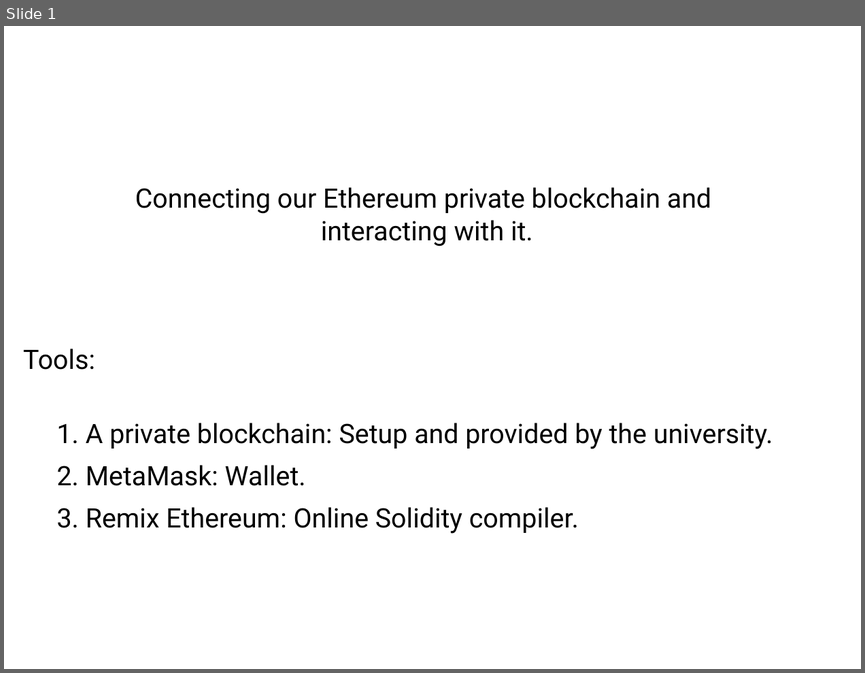
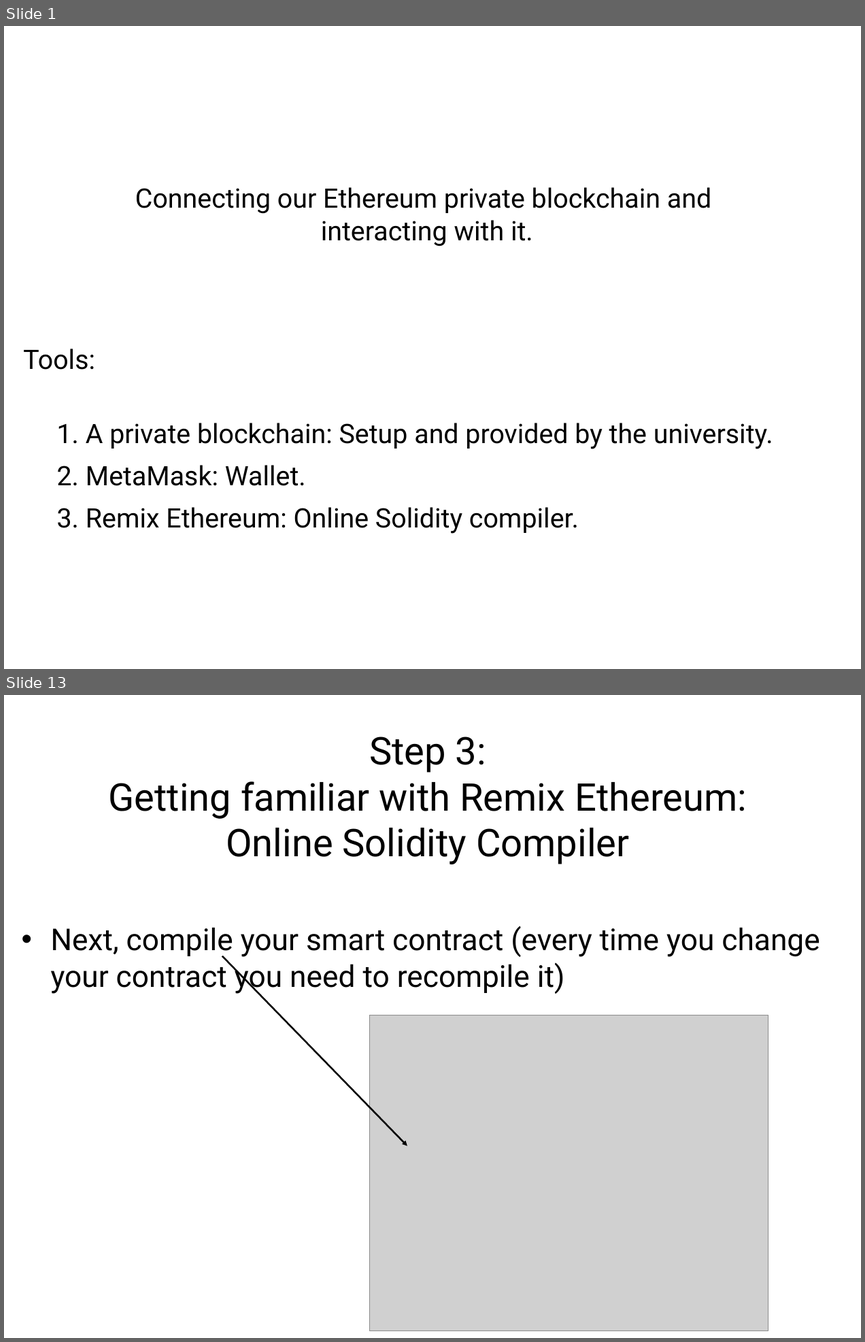
Before and after one commit to solegga/blockchaincourse, a slide deck: How_to_connect_to_university_of_edinburgh_private_blockchain.pptx. Shown one above the other, each under a label of ours: slide 1 before the commit, slides 1 and 13 after it; the slides between them are not shown. The pictures are 865x673 and 865x1342 pixels, drawn with LibreOffice and Linux fonts; fonts in the diff are those of the drawing; grey boxes stand for pictures. Boxes give left, top, right and bottom in pixels: in the first picture for what was removed or moved away, otherwise in the second. Text is boxed around its words. In the diff, an @@ line names an element or a change of style, - is before the commit and + after.

Commit message:
Update instructions with new remix interface

```diff
--- a/How_to_connect_to_university_of_edinburgh_private_blockchain.pptx
+++ b/How_to_connect_to_university_of_edinburgh_private_blockchain.pptx
@@ slide 13 added at [4, 695, 861, 1338], background #FFFFFF @@
@@ text added at [108, 736, 747, 864], 45.6 pt, text #000000 @@
+Step 3:
+Getting familiar with Remix Ethereum:
+Online Solidity Compiler
@@ text added at [51, 926, 819, 994], 36 pt, text #000000 @@
+• Next, compile your smart contract (every time you change your contract you need to recompile it)
@@ freeform shape added at [222, 956, 407, 1146], outline #000000 2.01 pt @@
@@ picture added at [369, 1015, 768, 1331] @@
```
Also in this commit, not shown: 21 slides changed, 2 other slides added, 1 other file.
